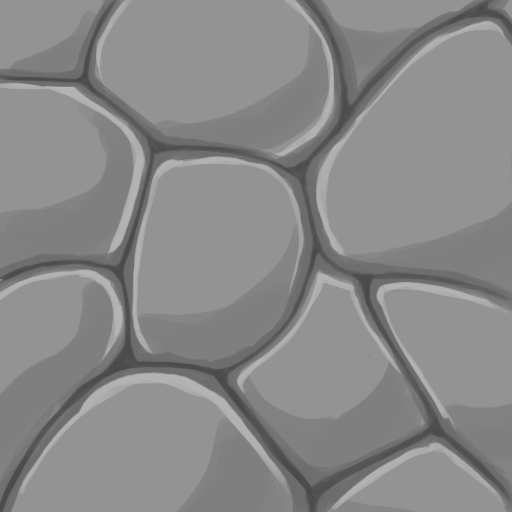
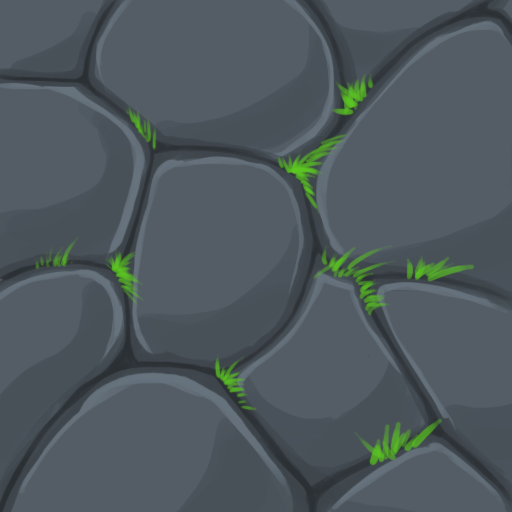
Revision of a layered 512 × 512 image; what changed, layer by layer:
added layer "Layer 8" above "Color Fill 1" over (0, 70, 475, 466)
added layer "Color Fill 1" (multiply) above "Layer 7" over (0, 0, 512, 512)
added layer "Layer 7" above "Layer 4" over (113, 260, 125, 273)
